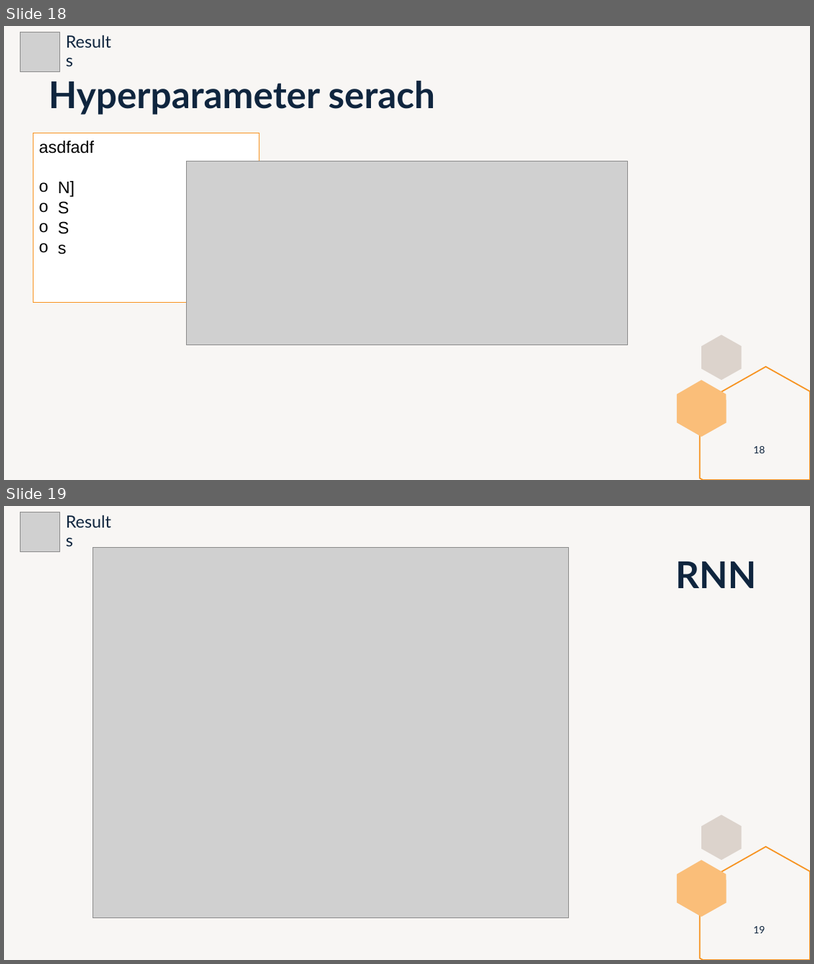
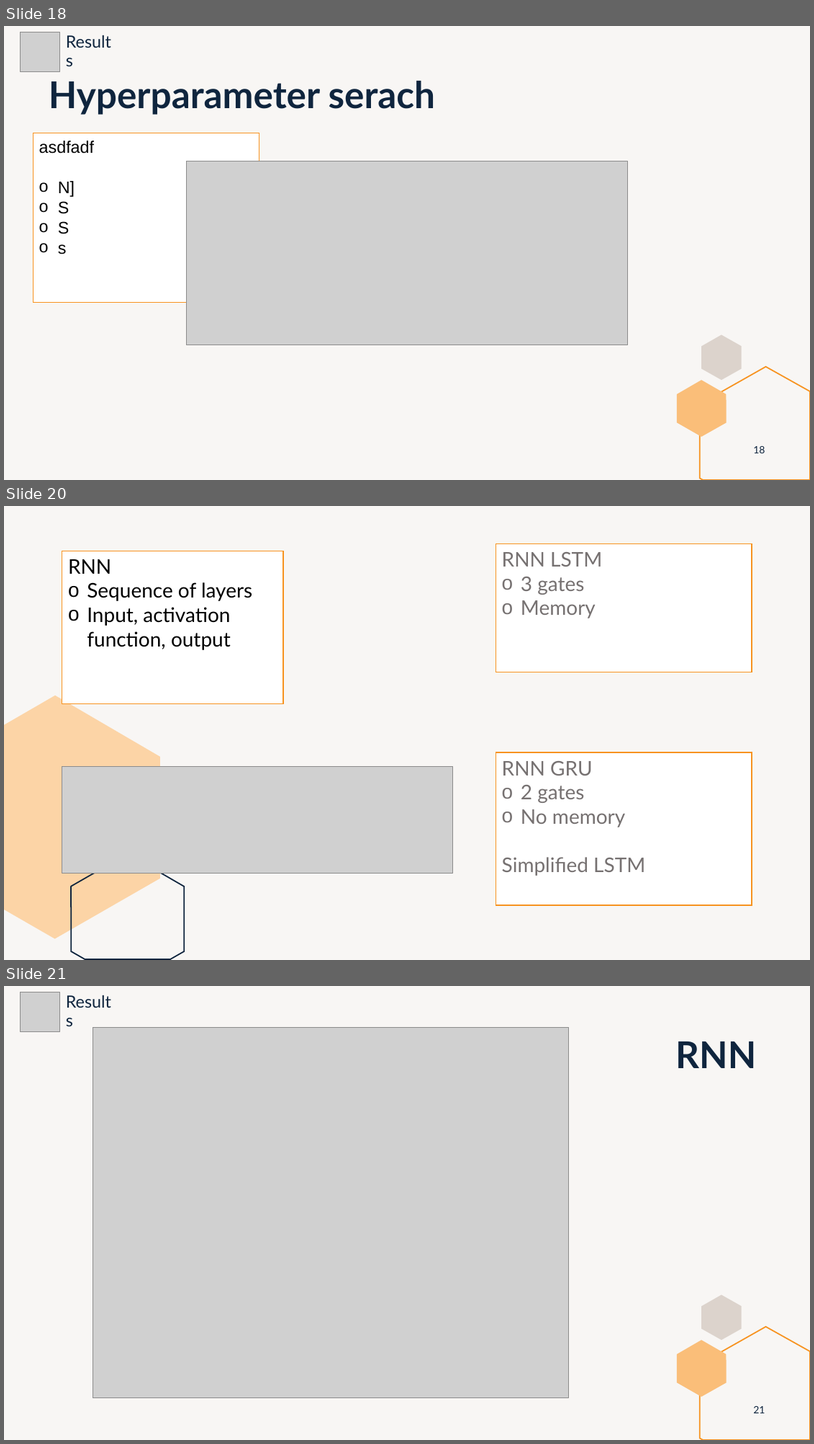
Before and after one commit to marti1999/TFG, a slide deck: informes/entrega final/presentation.pptx. Shown one above the other, each under a label of ours: slides 18 and 19 before the commit, slides 18, 20 and 21 after it; the slides between them are not shown. The pictures are 814x964 and 814x1444 pixels, drawn with LibreOffice and Linux fonts; fonts in the diff are those of the drawing; grey boxes stand for pictures. Boxes give left, top, right and bottom in pixels: in the first picture for what was removed or moved away, otherwise in the second. Text is boxed around its words. In the diff, an @@ line names an element or a change of style, - is before the commit and + after.

```diff
--- a/informes/entrega final/presentation.pptx
+++ b/informes/entrega final/presentation.pptx
@@ slide 20 added at bbox=[4, 506, 810, 960], background #DCD3CC at 20% opacity @@
@@ rectangle added at bbox=[496, 543, 752, 672], fill #FFFFFF, outline #F79320 1 pt, 24 pt, text #767171 @@
+RNN LSTM
+o 3 gates
+o Memory
@@ rectangle added at bbox=[62, 551, 283, 703], fill #FFFFFF, outline #F79320 1 pt, 24 pt, text #000000 @@
+RNN
+o Sequence of layers
+o Input, activation function, output
@@ freeform shape added at bbox=[4, 695, 160, 939], fill #FCD4A6 @@
@@ rectangle added at bbox=[496, 752, 752, 905], fill #FFFFFF, outline #F79320 1 pt, 24 pt, text #767171 @@
+RNN GRU
+o 2 gates
+o No memory
+Simplified LSTM
@@ picture added at bbox=[62, 766, 453, 873] @@
@@ freeform shape added at bbox=[71, 854, 184, 959], outline #0F253E 1.5 pt @@
@@ what was slide 19 is now slide 21 @@
@@ page number at bbox=[754, 1406, 765, 1413]: text changed @@
-19
+21
```
Also in this commit, not shown: 4 slides changed, 3 other slides added, 1 slide removed, 2 other files.
